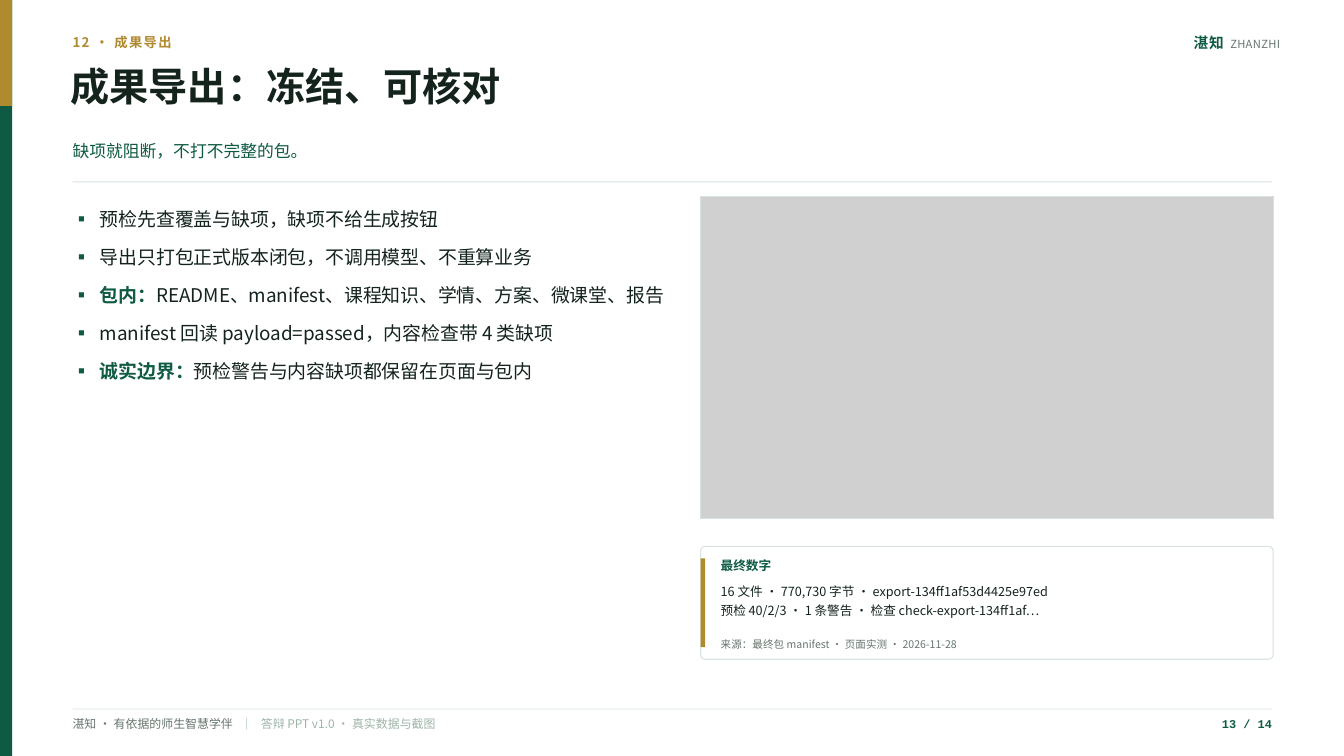
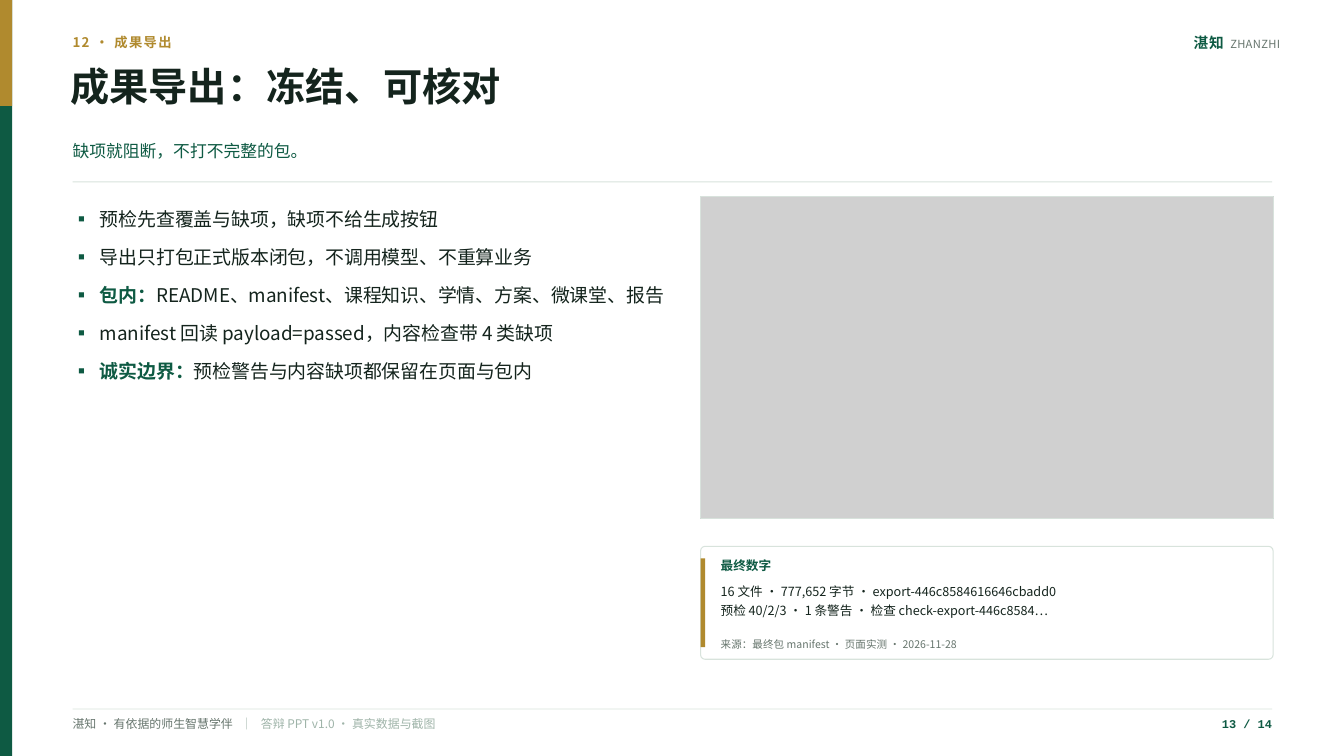
Before and after one commit to rwissez/smart-study-companion, a slide deck: slide 13 of docs/交付/湛知演示_v1.0.pptx. Drawn at 1344x756 pixels with LibreOffice and Linux fonts; fonts in the diff are those of the drawing; grey boxes stand for pictures. Boxes give left, top, right and bottom in pixels: in the first picture for what was removed or moved away, otherwise in the second. Text is boxed around its words. In the diff, an @@ line names an element or a change of style, - is before the commit and + after.

```diff
--- a/docs/交付/湛知演示_v1.0.pptx
+++ b/docs/交付/湛知演示_v1.0.pptx
@@ text at box(721, 585, 1056, 618): text changed @@
-16 文件 · 770,730 字节 · export-134ff1af53d4425e97ed
-预检 40/2/3 · 1 条警告 · 检查 check-export-134ff1af…
+16 文件 · 777,652 字节 · export-446c8584616646cbadd0
+预检 40/2/3 · 1 条警告 · 检查 check-export-446c8584…
```
Also in this commit, not shown: 1 other slide changed, 4 other files.
